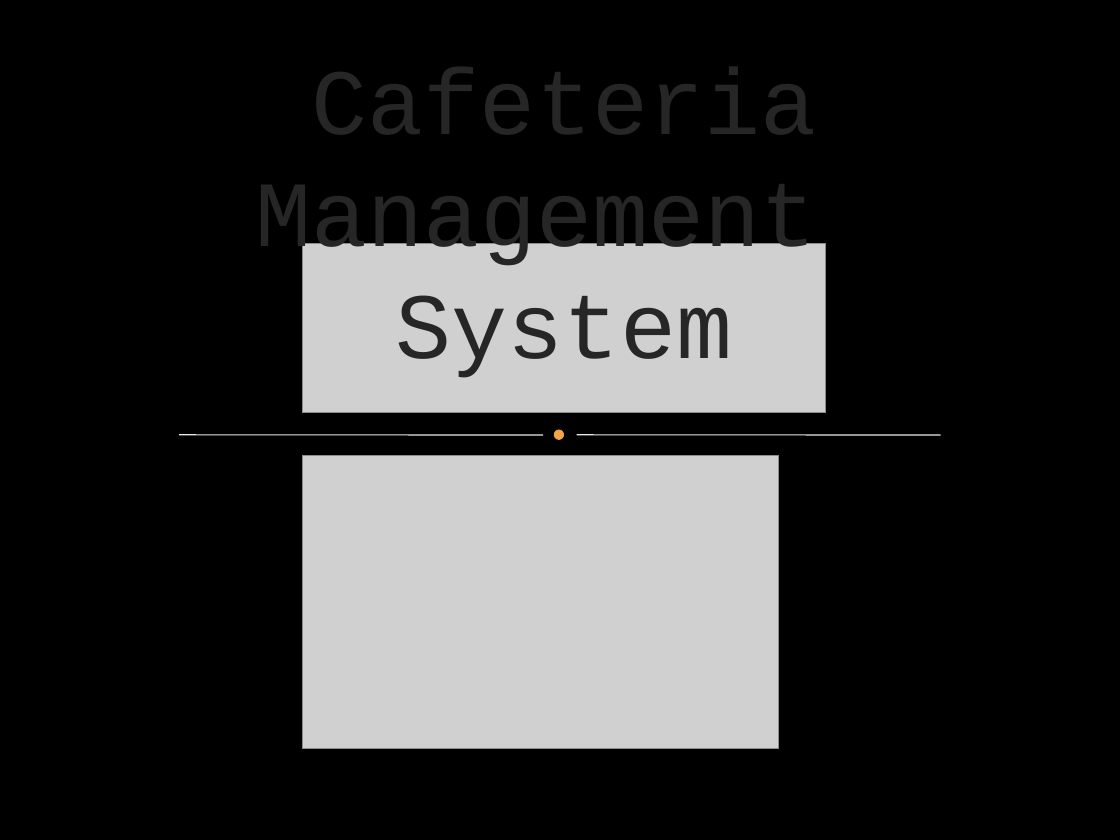
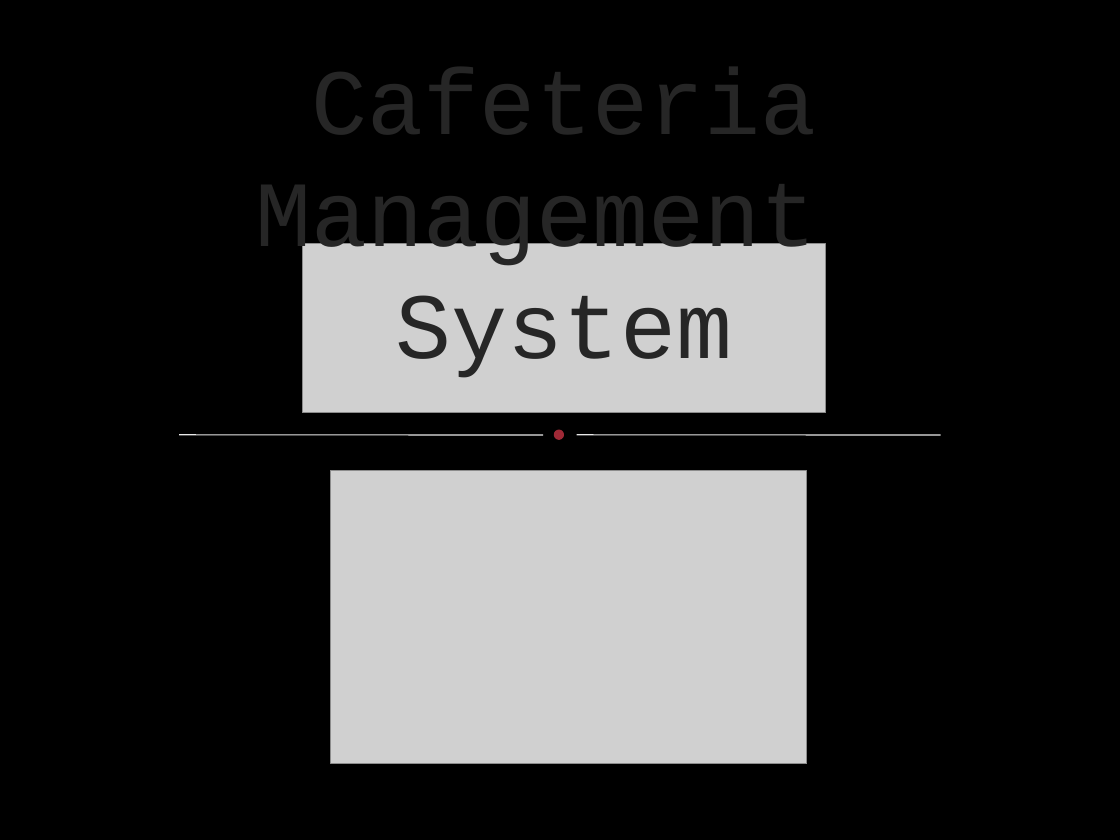
Before and after one commit to toniamichael94/MainProjectCOS301, a slide deck: slide 1 of Demo/Demo4.pptx. Drawn at 1120x840 pixels with LibreOffice and Linux fonts; fonts in the diff are those of the drawing; grey boxes stand for pictures; background and template pictures are left out. Boxes give left, top, right and bottom in pixels: in the first picture for what was removed or moved away, otherwise in the second. Text is boxed around its words. In the diff, an @@ line names an element or a change of style, - is before the commit and + after.

Commit message:
slides

```diff
--- a/Demo/Demo4.pptx
+++ b/Demo/Demo4.pptx
@@ ellipse at (557, 432, 562, 438): fill #F3A447 to #9F2936; outline #F3A447 3 pt to #9F2936 3 pt @@
@@ picture: place and size @@
-picture at (302, 455, 778, 748)
+picture at (330, 470, 806, 764)
```
Also in this commit, not shown: 4 other slides changed.
